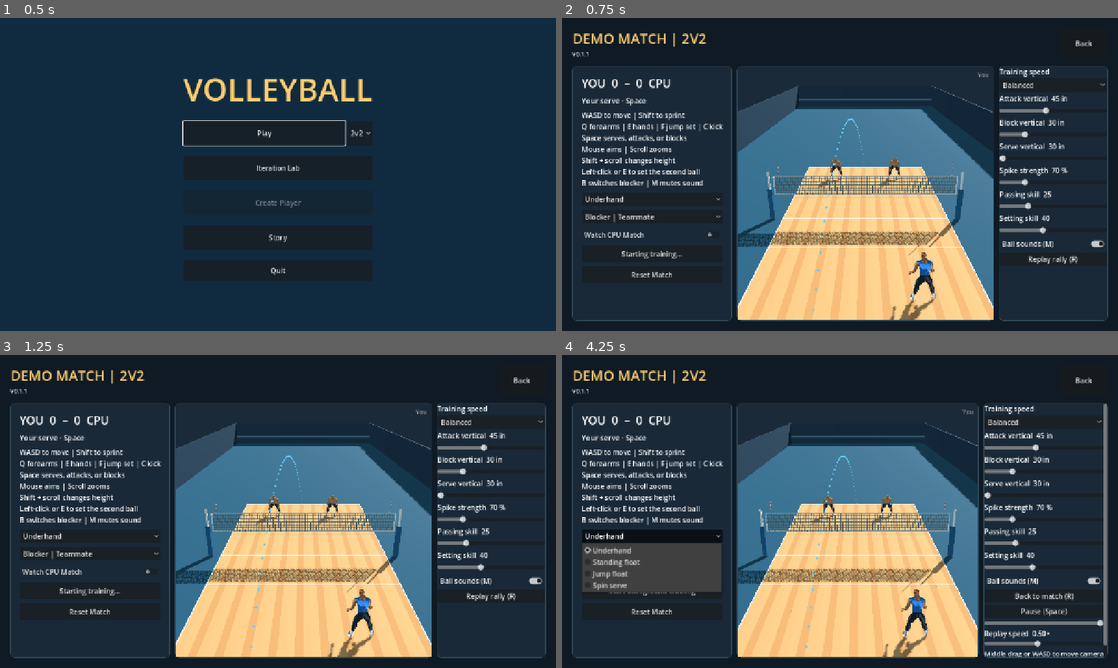
Above: before the commit, frames 1-4 (two rows, left to right).
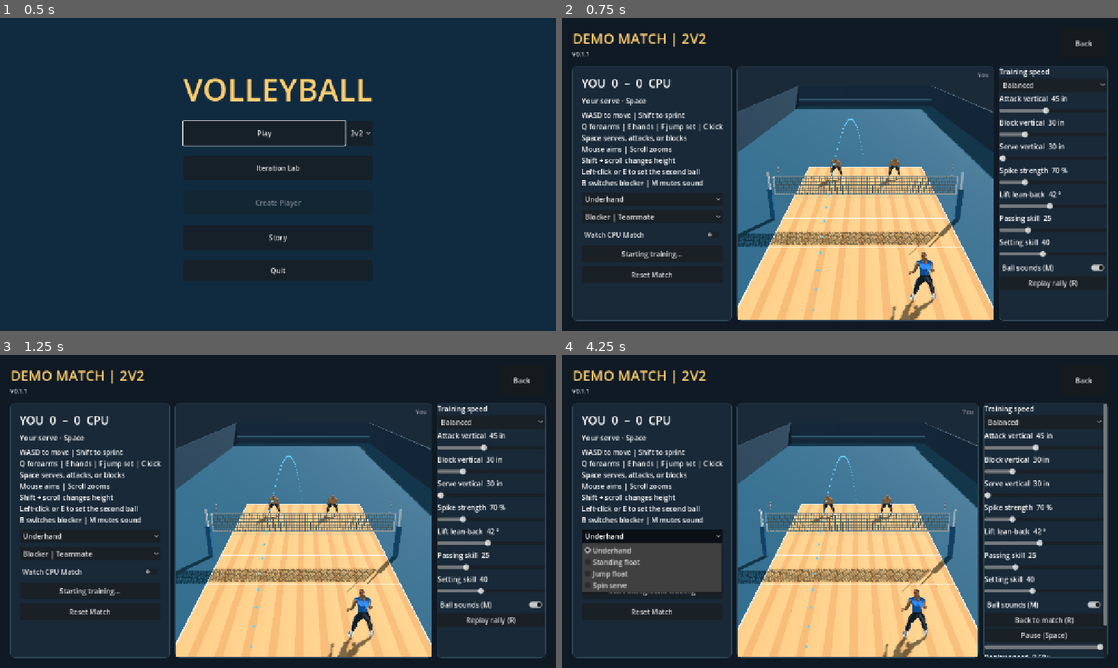
Above: after the commit, the same moments.

Repository: foreandr/volleyball
Game: Godot game, scene res://scenes/main.tscn
Two runs of this game, one before a commit and one after it. Both use one fixed random seed, a clock stepped at 60 frames per second and the inputs below. Sound files missing from this copy of the repository are replaced by a short silence.
Inputs:
- Up to frame 1 (0.5 s): no input
- Up to frame 2 (0.75 s): click "Play" at 0.5 s
- Up to frame 3 (1.25 s): no input
- Up to frame 4 (4.25 s): click "Back" at 1.25 s; click "Play" at 2 s; click "Replay rally (R)" at 2.75 s; click "Underhand" at 3.5 s

Frame 1 is identical in both runs. In frame 2, 1.1% of the frame differs, in the area x 78-98%, y 55-87%; in frame 3, 1.1%; in frame 4, 2.4%, in the area x 76-98%, y 55-97%.

Commit message:
Make CPU attacks aggressive and tune the arm-lift lean live

Diff:
--- a/scripts/attack_drill.gd
+++ b/scripts/attack_drill.gd
@@ -80,6 +80,7 @@
 var two_step_tilt := 40.0
 var force_contact_tilt := false
 var torso_forward_bias_degrees := 0.0
+var lift_lean_back_degrees := 0.0
 var backswing_bend := DEFAULT_BACKSWING_BEND
 var backswing_reach := DEFAULT_BACKSWING_REACH
 var stage_start := 0.0
@@ -1084,6 +1085,10 @@
 func attack_arm_turn_rate() -> float:
 	return INF
 
+func lift_lean_offset(arm_lift: float, extension: float) -> float:
+	var lift := smoothstep(0.06,0.62,arm_lift)*(1.0-smoothstep(0.72,1.0,arm_lift))
+	return -deg_to_rad(lift_lean_back_degrees)*lift*(1.0-smoothstep(0.22,0.74,extension))
+
 func pose_bow_draw(delta: float, weight: float, contact: Vector3, extension := 0.0, follow := 0.0, draw_progress := 1.0, arm_lift := 1.0) -> void:
 	var rig: Skeleton3D = setter.skeleton
 	var pose: Array[Transform3D] = []
@@ -1181,6 +1186,8 @@
 		elif stage == Stage.HIT:
 			var hit_age := clock-stage_start
 			follow_crunch = smootherstep(0.0,0.11,hit_age)*(1.0-smootherstep(0.14,0.32,hit_age))
+	if stage == Stage.SET:
+		pitch += lift_lean_offset(arm_lift,extension)
 	var lean_blend := maxf(contact_crunch,follow_crunch)
 	if stage == Stage.HIT: lean_blend *= 1.0-smootherstep(0.14,0.34,clock-stage_start)
 	var torso_pitch := pitch+deg_to_rad(30.0)*follow_crunch+deg_to_rad(torso_forward_bias_degrees)*lean_blend
--- /dev/null
+++ b/scripts/cpu_attack_shots.gd
@@ -0,0 +1,89 @@
+extends RefCounted
+
+const Net = preload("res://scripts/net_collision.gd")
+const Flight = preload("res://scripts/pass_flight.gd")
+
+static func plan(contact: Vector3, preferred: Vector3, speed: float, spin: float,
+		defenders: Array[Vector3], walls: Array[Vector3]) -> Dictionary:
+	if contact.z >= Net.NET_Z-0.04 or speed < 1.0:
+		return {}
+	var gravity := Flight.spike_gravity(spin)
+	var best := {}
+	var best_score := -INF
+	var line := clampf(contact.x,-4.08,4.08)
+	var lanes := [line,-4.08,-2.35,0.0,2.35,4.08]
+	var depths := [4.95,5.55,6.35,7.35,9.75,12.35]
+	for x in lanes:
+		for depth in depths:
+			var target := Vector3(x,Flight.FLOOR,depth)
+			var offset := target-contact
+			var run := offset.slide(Vector3.UP).length()
+			for pace in [1.0,0.80,0.58]:
+				var duration: float = run/(speed*pace)
+				var motion := offset/duration+Vector3.UP*0.5*gravity*duration
+				if not clears_tape(contact,motion,gravity):
+					continue
+				var height_over_block := -INF
+				var near_block := false
+				var blocked := false
+				for wall in walls:
+					var time := (wall.z-contact.z)/motion.z
+					if time <= 0.0 or time >= duration:
+						continue
+					var at_wall := path(contact,motion,gravity,time)
+					if absf(at_wall.x-wall.x) > 0.83:
+						continue
+					near_block = true
+					height_over_block = maxf(height_over_block,at_wall.y-wall.y)
+					blocked = blocked or at_wall.y < wall.y+0.23
+				if blocked:
+					continue
+				var gap := 5.0
+				for defender in defenders:
+					gap = minf(gap,(target-defender).slide(Vector3.UP).length())
+				var reaction_margin := gap/6.5-duration
+				var score: float = reaction_margin*3.0+0.35*pace
+				var type := "Avoid block" if not walls.is_empty() else "Hard driven"
+				var steepness := clampf(-motion.y/maxf(1.0,speed),0.0,1.3)
+				var open_floor := smoothstep(1.0,2.7,gap)
+				if not near_block and depth <= 6.35 and pace >= 0.8 and steepness >= 0.25:
+					score += 1.6*open_floor+steepness*0.85
+					type = "Steep hammer"
+				elif near_block and depth >= 9.75 and absf(x-line) < 0.40:
+					score += 0.48+minf(height_over_block,0.55)*0.48
+					type = "High line"
+				elif pace <= 0.58 and depth <= 7.35 and absf(x-contact.x) >= 2.0:
+					score += 0.95*open_floor
+					type = "Sharp cut"
+				score -= (target-contact).slide(Vector3.UP).angle_to((preferred-contact).slide(Vector3.UP))*0.22
+				if score > best_score:
+					best_score = score
+					best = {"type":type,"target":target,"motion":motion}
+	for wall in walls:
+		if absf(wall.x) < 3.25 or wall.y < Net.NET_TOP+Net.RADIUS:
+			continue
+		var outside := signf(wall.x)
+		var edge := wall+Vector3(outside*0.41,-0.05,0)
+		var offset := edge-contact
+		var time := offset.slide(Vector3.UP).length()/speed
+		if time < 0.025 or time > 0.19 or offset.z <= 0.1:
+			continue
+		var motion := offset/time+Vector3.UP*0.5*gravity*time
+		if not clears_tape(contact,motion,gravity):
+			continue
+		var score := 0.5+smoothstep(3.25,4.1,absf(wall.x))*0.75
+		if score > best_score:
+			best_score = score
+			best = {"type":"Wipe block","target":edge,"motion":motion}
+	return best
+
+static func path(contact: Vector3, motion: Vector3, gravity: float, time: float) -> Vector3:
+	return contact+motion*time+Vector3.DOWN*0.5*gravity*time*time
+
+static func clears_tape(contact: Vector3, motion: Vector3, gravity: float) -> bool:
+	for depth in [Net.NET_Z-0.12,Net.NET_Z,Net.NET_Z+0.12]:
+		var time: float = maxf(0.0,(depth-contact.z)/motion.z)
+		var point := path(contact,motion,gravity,time)
+		if point.y < Net.NET_TOP+Net.RADIUS+0.045 or absf(point.x) > Net.NET_HALF_WIDTH-Net.RADIUS-0.16:
+			return false
+	return true
--- a/scripts/story_animations.gd
+++ b/scripts/story_animations.gd
@@ -359,6 +359,7 @@
 		func(value: float): demo_match.block_vertical = value)
 	add_attack_tuning_slider(tuning,"Serve vertical","MatchServeVertical","in",30,65,1,demo_match.serve_vertical,demo_match.set_serve_vertical)
 	add_attack_tuning_slider(tuning,"Spike strength","MatchSpikeStrength","%",40,175,5,demo_match.spike_strength*100.0,demo_match.set_spike_strength)
+	add_attack_tuning_slider(tuning,"Lift lean-back","MatchAttackLiftLean","°",0,90,1,demo_match.attack_lift_lean,demo_match.set_attack_lift_lean)
 	add_attack_tuning_slider(tuning,"Passing skill","MatchPassingSkill","",0,100,1,demo_match.passing_skill,
 		func(value: float): demo_match.passing_skill = value)
 	add_attack_tuning_slider(tuning,"Setting skill","MatchSettingSkill","",0,100,1,demo_match.setting_skill,
--- a/scripts/story_session.gd
+++ b/scripts/story_session.gd
@@ -127,6 +127,8 @@
 const PREVIEW_FIELDS := ["pass_start","pass_distance","pass_output_angle","incoming_speed","incoming_angle","feed_spot" …(194 unchanged characters)…
 
 func _ready() -> void:
+	if DisplayServer.get_name() != "headless":
+		Engine.max_fps = 60
 	match_preferences.load(MATCH_SETTINGS_PATH)
 	AudioServer.set_bus_mute(AudioServer.get_bus_index("Master"),true)
 	var config := ConfigFile.new()
--- a/scripts/volleyball_match.gd
+++ b/scripts/volleyball_match.gd
@@ -24,6 +24,7 @@
 	preload("res://scripts/spin_serve.gd"),
 ]
 const SERVICE_START := [-6.40,-6.40,-7.4,-8.15]
+const CpuShots = preload("res://scripts/cpu_attack_shots.gd")
 const CpuPolicy = preload("res://scripts/cpu_policy.gd")
 const WIN_SCORE := 15
 const RECOVERY_TIME := 0.32
@@ -150,6 +151,7 @@
 var dig_switch_at := -INF
 var block_vertical := 30.0
 var serve_vertical := 30.0
+var attack_lift_lean := 42.0
 var spike_strength := 0.70
 var serve_pending := false
 var crossed_net := false
@@ -217,6 +219,7 @@
 		add_child(hidden_status)
 		driver.configure_for_match(players[side*team_size],hidden_status)
 		driver.struck.connect(on_spike)
+		driver.lift_lean_back_degrees = attack_lift_lean
 		attackers.append(driver)
 	ball = MeshInstance3D.new()
 	ball.mesh = BallPreview.make_ball()
@@ -442,6 +445,11 @@
 	serve_vertical = inches
 	if phase == Phase.READY and not serve_pending and serve.has_method("set_jump_height"):
 		serve.set_jump_height(inches*0.0254)
+
+func set_attack_lift_lean(degrees: float) -> void:
+	attack_lift_lean = clampf(degrees,0.0,90.0)
+	for driver in attackers:
+		driver.lift_lean_back_degrees = attack_lift_lean
 
 func set_spike_strength(percent: float) -> void:
 	spike_strength = percent*0.01
@@ -776,7 +784,12 @@
 		var start := frame.to_local(point)
 		var local_motion := frame.global_basis.inverse()*motion
 		var shot: Vector3 = attackers[team(index)].swing_aim
-		local_motion = controlled_spike_motion(start,local_motion,shot,spin_rate)
+		var tactic := choose_contact_attack(index,start,shot,local_motion,spin_rate)
+		if tactic.is_empty():
+			local_motion = controlled_spike_motion(start,local_motion,shot,spin_rate)
+		else:
+			local_motion = tactic.motion
+			trace.write("cpu_attack_choice",match_clock,{"type":tactic.type,"contact":start,"target":tactic.target,"motion":local_motion})
 		motion = frame.global_basis*local_motion
 		var cross := (Net.NET_Z-start.z)/maxf(0.01,local_motion.z)
 		var gravity := Flight.spike_gravity(spin_rate)
@@ -792,6 +805,26 @@
 		cpu_policy.used(team(index),"attack effort")
 	observe_opponent_shot(1-team(index),point,motion,spin_rate)
 	launch(point,motion,"spike",index,spin_rate)
+
+func choose_contact_attack(index: int, contact: Vector3, preferred: Vector3, motion: Vector3, spin_rate: float) -> Dictionary:
+	var side := team(index)
+	var frame := frames[side]
+	var defense := 1-side
+	var defenders: Array[Vector3] = []
+	var walls: Array[Vector3] = []
+	for opponent in range(defense*team_size,(defense+1)*team_size):
+		var position := frame.to_local(players[opponent].global_position)
+		if blocks.has(opponent) and not blocks[opponent].overpass_swing and blocks[opponent].hands.size() == 2:
+			var block = blocks[opponent]
+			var left := frame.to_local(block.hands[0])
+			var right := frame.to_local(block.hands[1])
+			var height := maxf(left.y,right.y)
+			if height > Net.NET_TOP-0.03:
+				walls.append(Vector3((left.x+right.x)*0.5,height,maxf(Net.NET_Z+0.12,(left.z+right.z)*0.5)))
+				continue
+		defenders.append(position)
+	var speed := motion.slide(Vector3.UP).length()
+	return CpuShots.plan(contact,preferred,speed,spin_rate,defenders,walls)
 
 func shot_read_zone(local_x: float) -> int:
 	return 0 if absf(local_x) < 1.3 else (1 if local_x > 0.0 else -1)
@@ -1786,12 +1819,12 @@
 			var fraction := sample/6.0
 			var point := before.lerp(after,fraction)
 			for hand in block.hands.size():
-				if block.overpass_swing and (overpass_flight != flight_number or hand != 1 or block.age < 0.40 or block.age > 0.73): continue
+				if block.overpass_swing and (overpass_flight != flight_number or hand != 1 or block.age < 0.31 or block.age > 0.79): continue
 				var tip: Vector3 = block.previous_hands[hand].lerp(block.hands[hand],fraction)
 				var wrist: Vector3 = block.previous_wrists[hand].lerp(block.wrists[hand],fraction)
 				var center := Geometry3D.get_closest_point_to_segment(point,wrist,tip)
 				var gap := point.distance_to(center)
-				var reach := 0.20 if block.overpass_swing else (0.30 if block.aggressive_press else 0.27)
+				var reach := 0.28 if block.overpass_swing else (0.30 if block.aggressive_press else 0.27)
 				if gap > reach or center.y < Net.NET_TOP or absf(point.z-Net.NET_Z) > 0.9: continue
 				if block.overpass_swing:
 					if hit_overpass(index,point): return
@@ -1817,6 +1850,10 @@
 				rebound = soft_block_rebound(rebound,power)
 				if power <= 0.56:
 					rebound += backward*signf(rebound.dot(backward))*speed*0.10*tight*(1.0-firm)
+				var outward := signf(center.x)
+				var edge := (center.x-players[index].global_position.x)*outward
+				if absf(center.x) > 3.4 and edge > 0.16 and (point.x-center.x)*outward > 0.025 and power < 0.56:
+					rebound.x = outward*maxf(rebound.x*outward,speed*0.28)
 				trace.write("block_contact",match_clock,{"power":power,"palm_gap":palm_gap,"along":along,"tight":tight,"point":point,"rebound":rebound})
 				stroke = "Stuff block" if power > 0.56 else "Block"
 				play_touch()
@@ -1836,11 +1873,16 @@
 		wall.z = Net.NET_Z+0.38
 	var shot := choose_shot(index,contact,wall)
 	var offset := shot-contact
-	var time := maxf(0.20,offset.slide(Vector3.UP).length()/maxf(5.5,18.0*spike_strength))
+	var time := maxf(0.10,offset.slide(Vector3.UP).length()/maxf(9.0,26.0*spike_strength))
 	var spin_rate := 6.0
 	var gravity := Flight.spike_gravity(spin_rate)
 	var motion := offset/time+Vector3.UP*0.5*gravity*time
-	motion = controlled_spike_motion(contact,motion,shot,spin_rate)
+	var tactic := choose_contact_attack(index,contact,shot,motion,spin_rate)
+	if not tactic.is_empty():
+		shot = tactic.target
+		motion = tactic.motion
+	else:
+		motion = controlled_spike_motion(contact,motion,shot,spin_rate)
 	if not Net.first_hit(func(t): return contact+motion*t+Vector3.DOWN*0.5*gravity*t*t,0.0,Flight.landing_time(contact,motion,gravity)).is_empty():
 		motion = cpu_free_ball_motion(contact,motion)
 		spin_rate = 0.0
@@ -1859,6 +1901,12 @@
 		if recovery.has("save") or match_clock-float(recovery.started) < 0.11: return
 		recoveries.erase(index)
 	move_cpu(index,frames[team(index)].to_global(staging),delta,7.4,Vector3.INF,true,true,17.0)
+
+func move_cpu_to_approach(hitter: int, staging: Vector3, delta: float, speed: float) -> void:
+	var offset := (staging-players[hitter].position).slide(Vector3.UP)
+	var running := offset.z > 0.28 and offset.length() > 0.52
+	var pace := maxf(speed,6.5) if running else speed
+	move_cpu(hitter,frames[team(hitter)].to_global(staging),delta,pace,Vector3.INF,running,running,17.0)
 
 func prepare_cpu_approach(hitter: int, driver: Node3D, delta: float) -> void:
 	if driver.approach_jump_queued: return
@@ -1873,11 +1921,12 @@
 		return
 	if recoveries.has(hitter): return
 	if gap < 1.86 and time_left > 0.95 and last_set_apex > 4.85:
-		move_cpu(hitter,frames[team(hitter)].to_global(staging),delta,2.8)
+		move_cpu_to_approach(hitter,staging,delta,2.8)
 		return
 	if not driver.approach_space_held:
 		var intercept: Vector3 = driver.find_approach_intercept(true)
-		if intercept.is_finite() and (gap <= 2.40 or time_left <= 0.90):
+		var run_up_gap := staging.z-actor.position.z
+		if intercept.is_finite() and ((gap <= 2.40 and run_up_gap <= 0.58) or time_left <= 0.90):
 			driver.queue_jump(Vector2.ZERO)
 			if driver.approach_jump_queued:
 				show_key(hitter,"Space")
@@ -1885,7 +1934,7 @@
 	var distance := (staging-actor.position).slide(Vector3.UP).length()
 	if distance > 0.12:
 		var speed := clampf(distance/maxf(0.10,time_left-0.69),2.4,5.3)
-		move_cpu(hitter,frames[team(hitter)].to_global(staging),delta,speed,Vector3.INF,true)
+		move_cpu_to_approach(hitter,staging,delta,speed)
 
 func position_attack(delta: float) -> void:
 	if defensive_ball() and flight_kind != "pass":
@@ -1914,7 +1963,7 @@
 	if players[hitter].position.z-staging.z > 0.45:
 		peel_cpu_off_net(hitter,staging,delta)
 	else:
-		move_cpu(hitter,frames[receiving_team].to_global(staging),delta,speed)
+		move_cpu_to_approach(hitter,staging,delta,speed)
 
 func position_receive_support(delta: float) -> void:
 	if last_player < 0 or team(last_player) == receiving_team: return
@@ -1966,20 +2015,20 @@
 		var release: Vector3 = frame.to_local(net_hit.release_point)
 		if release.z >= Net.NET_Z or release.y < Net.NET_TOP: return false
 		crossing = float(net_hit.release_time)
-	if crossing-elapsed > 0.65: return false
+	if crossing-elapsed > 1.0: return false
 	var at := INF
 	var point := Vector3.ZERO
-	for delay in [0.0,0.06,0.13,0.22,0.32]:
+	for delay in [0.0,0.045,0.09,0.145,0.21,0.28,0.36,0.45,0.55]:
 		var sample := crossing+float(delay)
-		if sample < elapsed-0.08 or sample >= flight_end(): continue
+		if sample < elapsed+0.14 or sample >= flight_end(): continue
 		var trial := frame.to_local(path_point(sample))
-		if absf(trial.x) >= Net.NET_HALF_WIDTH-Net.RADIUS or trial.z < Net.NET_Z-0.85 or trial.z > Net.NET_Z-0.045: continue
-		if trial.y < Net.NET_TOP or trial.y > 2.30+block_vertical*0.0254: continue
+		if absf(trial.x) >= Net.NET_HALF_WIDTH-Net.RADIUS or trial.z < Net.NET_Z-1.28 or trial.z > Net.NET_Z-0.045: continue
+		if trial.y < Net.NET_TOP+Net.RADIUS or trial.y > 2.55+block_vertical*0.0254: continue
 		at = sample
 		point = trial
 		break
 	if not is_finite(at): return false
-	var target := Vector3(clampf(point.x,-4.15,4.15),PLAYER_GROUND_Y,3.42)
+	var target := Vector3(clampf(point.x,-4.30,4.30),PLAYER_GROUND_Y,clampf(point.z-0.32,2.45,3.55))
 	var world_target := frame.to_global(target)
 	if overpass_plan_flight != flight_number:
 		overpass_plan_flight = flight_number
@@ -1988,10 +2037,10 @@
 	var eta := at-elapsed
 	defender_assignment[side] = hitter
 	if not is_human(hitter):
-		move_cpu(hitter,world_target,delta,7.6,Vector3.INF,true)
-		if eta >= 0.10 and eta <= 0.38 and absf(players[hitter].position.x-target.x) <= 0.60:
-			var swing := point.y >= Net.NET_TOP+Net.RADIUS and cpu_spike_has_lane(point)
-			start_block(hitter,eta,false,swing)
+		move_cpu(hitter,world_target,delta,9.2,Vector3.BACK,true,false)
+		var approach_gap := (players[hitter].position-target).slide(Vector3.UP).length()
+		if eta <= 0.46 and approach_gap <= 0.72 and cpu_spike_has_lane(point):
+			start_block(hitter,eta,false,true)
 	var opposing := 1-side
 	var opposing_frame := frames[opposing]
 	var opposing_target := opposing_frame.to_local(world_target)
@@ -2224,7 +2273,7 @@
 	var impact_velocity := (bounce_origin-before_impact)/0.015
 	play_floor_impact(absf(impact_velocity.y))
 	bounce_velocity = impact_velocity.slide(Vector3.UP)*0.37
-	bounce_velocity.y = clampf(absf(impact_velocity.y)*0.64,2.10,7.35)*sqrt(1.25)
+	bounce_velocity.y = maxf(absf(impact_velocity.y)*0.64,2.10)*sqrt(1.25)
 	bounce_end = Flight.landing_time(bounce_origin,bounce_velocity)
 
 func play_floor_impact(speed: float, rebound := false) -> void:
